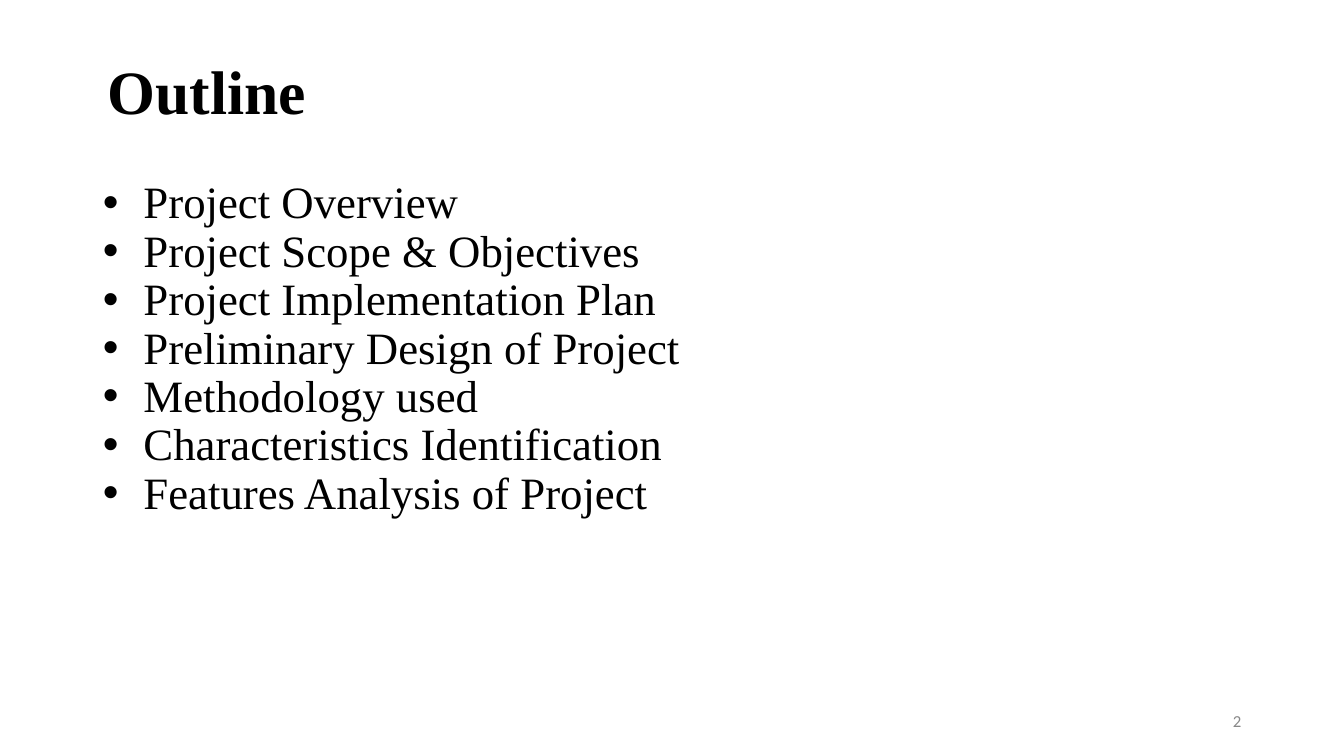
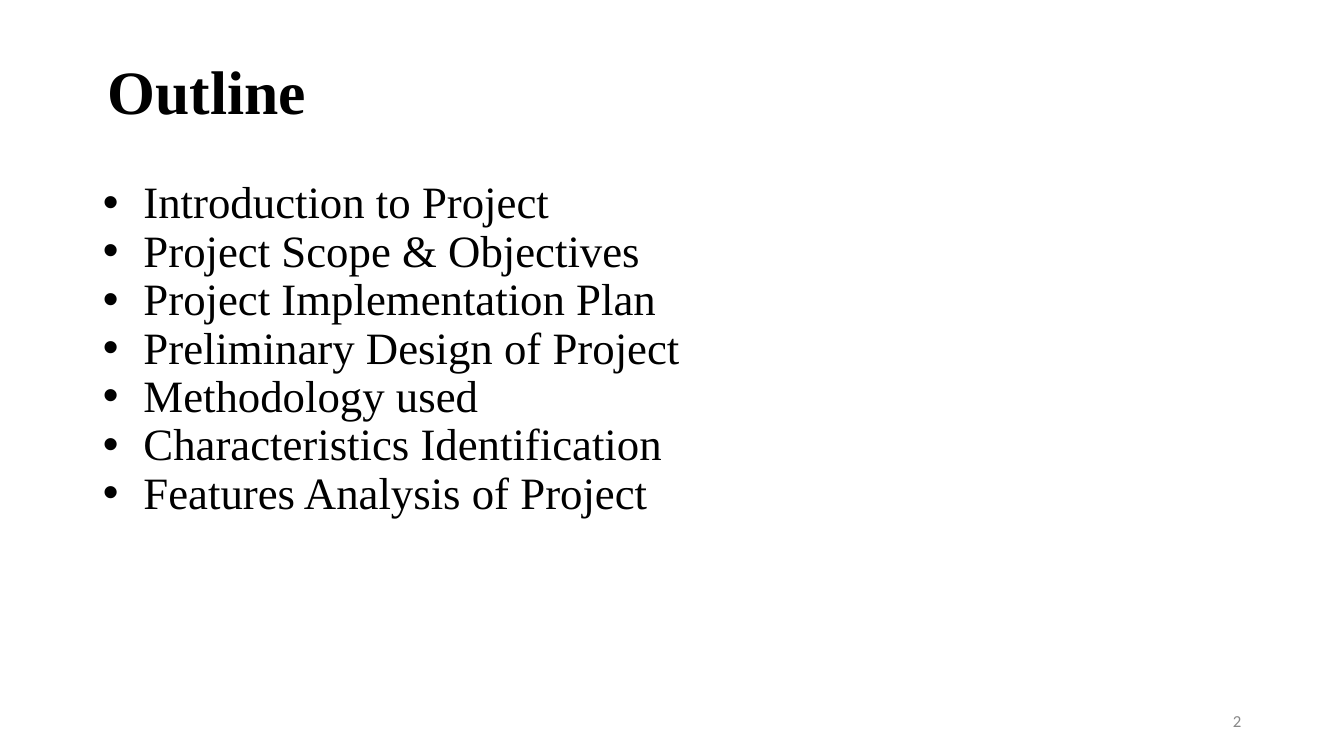
Before and after one commit to Brainskull24/Heal.ai, a slide deck: slide 2 of MP/PPT.pptx. Drawn at 1344x756 pixels with LibreOffice and Linux fonts; fonts in the diff are those of the drawing; background and template pictures are left out. Boxes give left, top, right and bottom in pixels: in the first picture for what was removed or moved away, otherwise in the second. Text is boxed around its words. In the diff, an @@ line names an element or a change of style, - is before the commit and + after.

```diff
--- a/MP/PPT.pptx
+++ b/MP/PPT.pptx
@@ text at <box>143,187,549,228</box>: text changed @@
-• Project Overview
+• Introduction to Project
```
Also in this commit, not shown: 4 other slides changed, 3 slides added, 5 slides removed, 3 other files.
